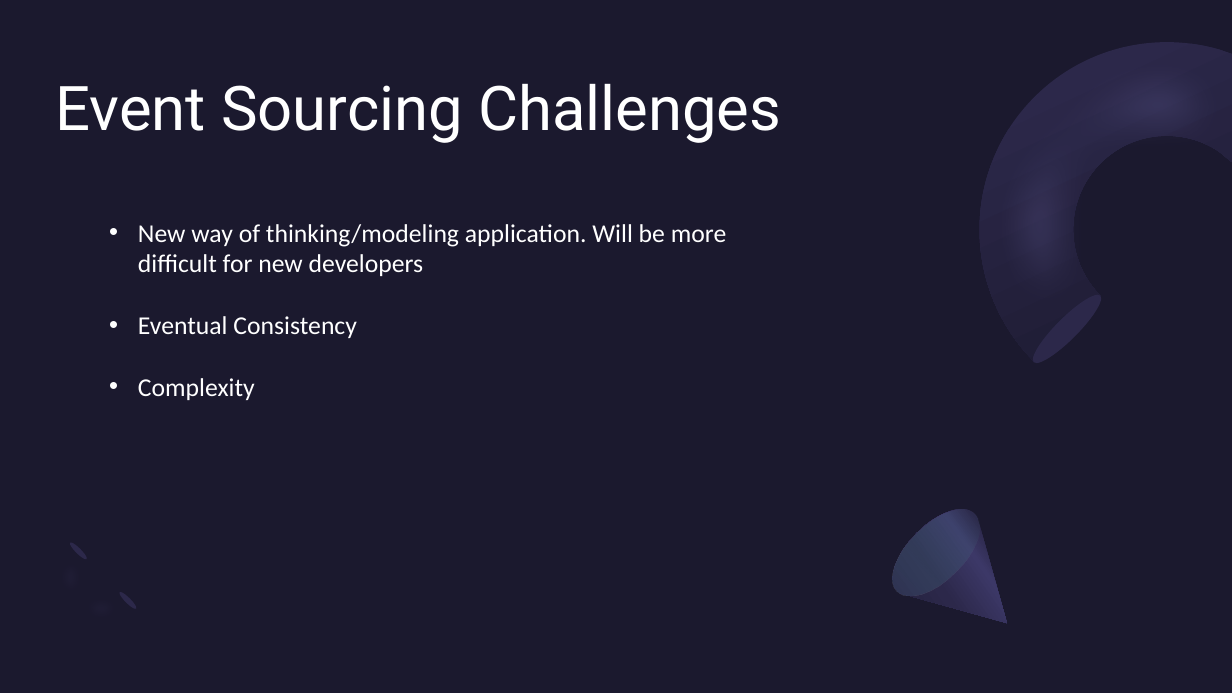
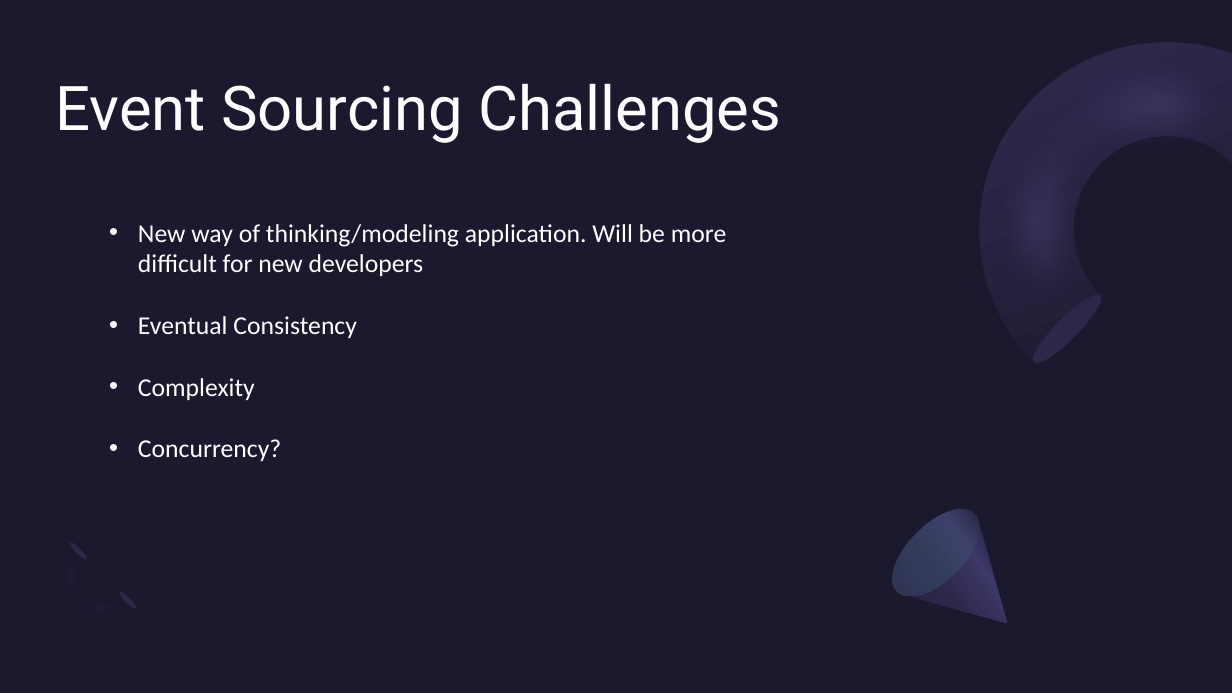
Before and after one commit to reyno120/event-sourcing-in-azure, a slide deck: slide 12 of DDD & Event Sourcing.pptx (slide 11 before the commit). Drawn at 1232x693 pixels with LibreOffice and Linux fonts; fonts in the diff are those of the drawing. Boxes give left, top, right and bottom in pixels: in the first picture for what was removed or moved away, otherwise in the second. Text is boxed around its words. In the diff, an @@ line names an element or a change of style, - is before the commit and + after.

```diff
--- a/DDD & Event Sourcing.pptx
+++ b/DDD & Event Sourcing.pptx
@@ text at (138, 439, 281, 461): paragraph added @@
+• Concurrency?
```
Also in this commit, not shown: 1 other slide changed, 6 slides added, 4 slides removed.
